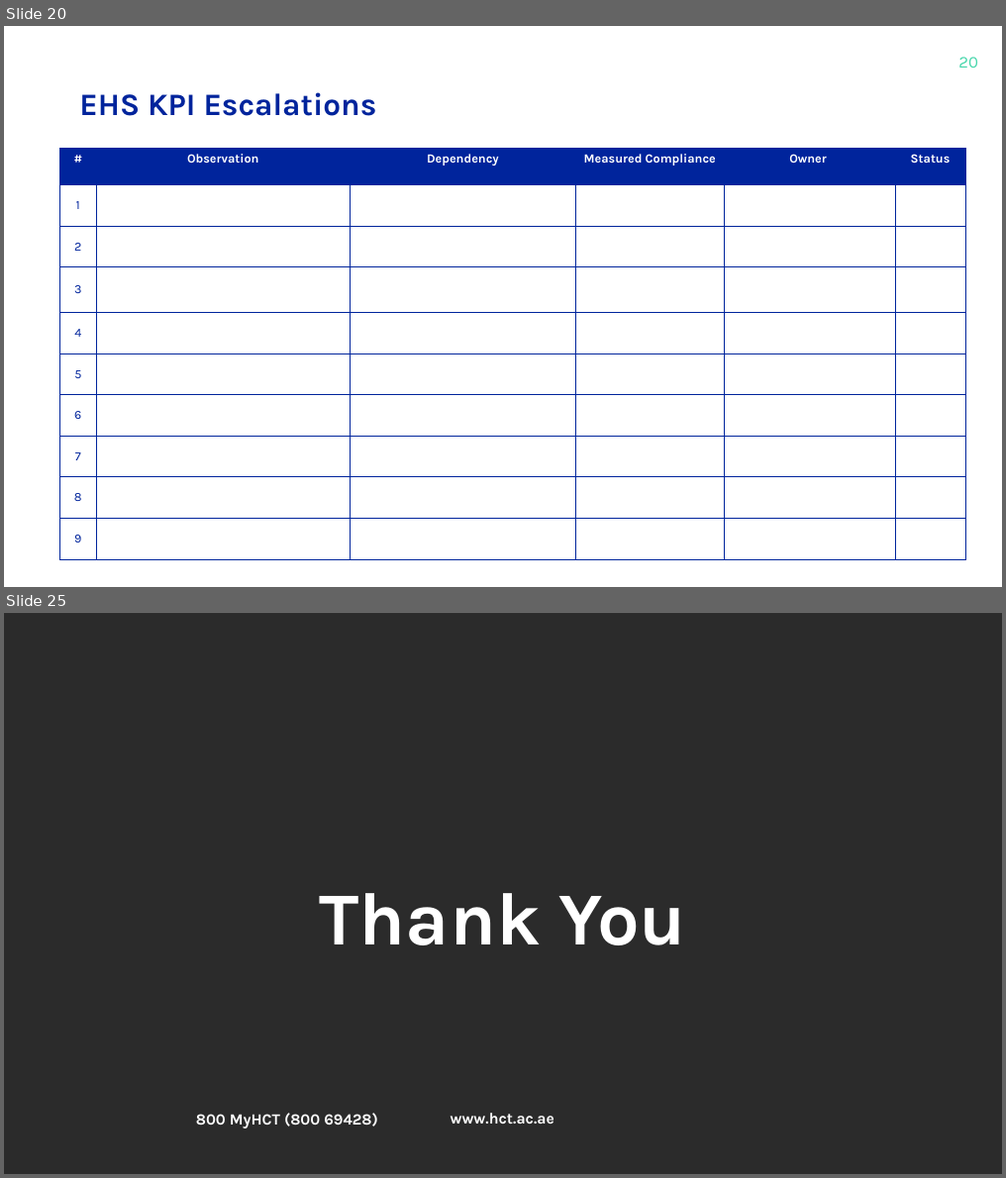
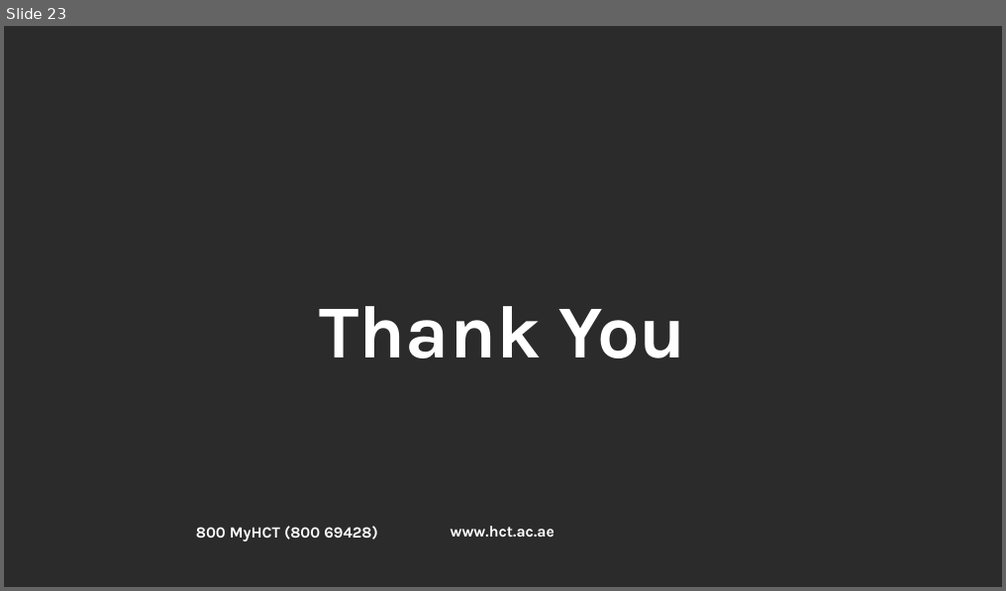
Before and after one commit to josephsismart/hct-cohs-ehs-kpi, a slide deck: templates/template.pptx. Shown one above the other, each under a label of ours: slides 20 and 25 before the commit, slide 23 after it; the slides between them are not shown. The pictures are 1006x1178 and 1006x591 pixels, drawn with LibreOffice and Linux fonts; fonts in the diff are those of the drawing; background and template pictures are left out; a plain dark background stands for a picture behind light text. Boxes give left, top, right and bottom in pixels: in the first picture for what was removed or moved away, otherwise in the second. Text is boxed around its words. In the diff, an @@ line names an element or a change of style, - is before the commit and + after.

```diff
--- a/templates/template.pptx
+++ b/templates/template.pptx
@@ slide 20 removed at box(4, 26, 1002, 587), background #FFFFFF @@
@@ page number removed at box(958, 57, 978, 68) @@
-20
@@ text removed at box(79, 92, 377, 116) @@
-EHS KPI Escalations
@@ table removed at box(60, 148, 966, 561), 10 rows, 6 columns @@
-# | Observation | Dependency | Measured Compliance | Owner | Status
-1 |  |  |  |  | 
-2 |  |  |  |  | 
-3 |  |  |  |  | 
-4 |  |  |  |  | 
-5 |  |  |  |  | 
-6 |  |  |  |  | 
-7 |  |  |  |  | 
-8 |  |  |  |  | 
-9 |  |  |  |  | 
@@ what was slide 25 is now slide 23 @@
```
Also in this commit, not shown: 10 slides changed, 12 slides added, 13 other slides removed.
